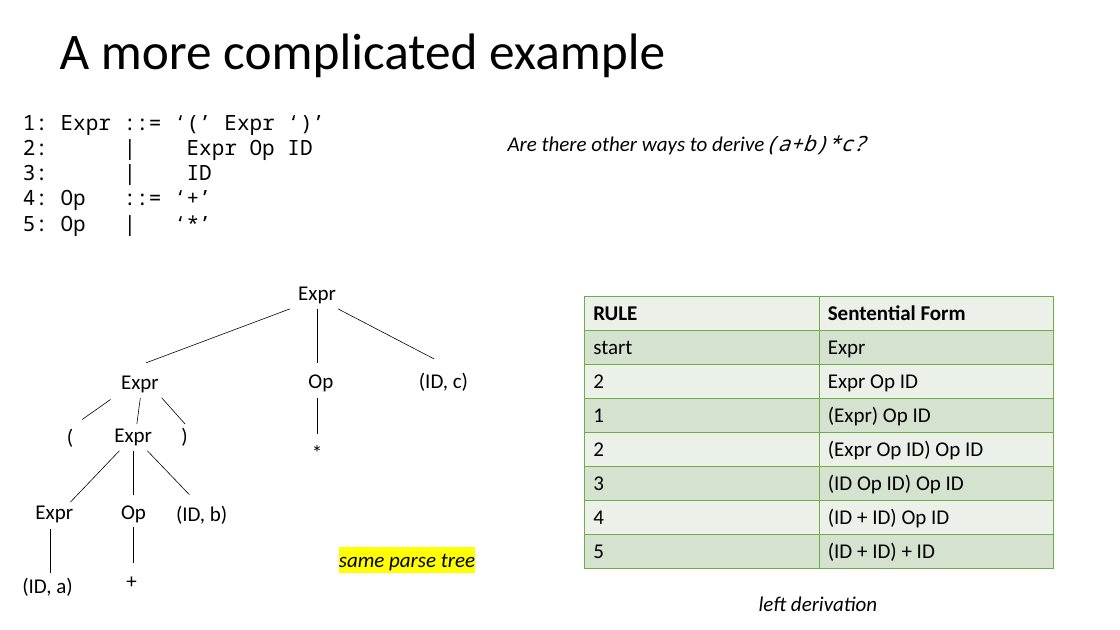
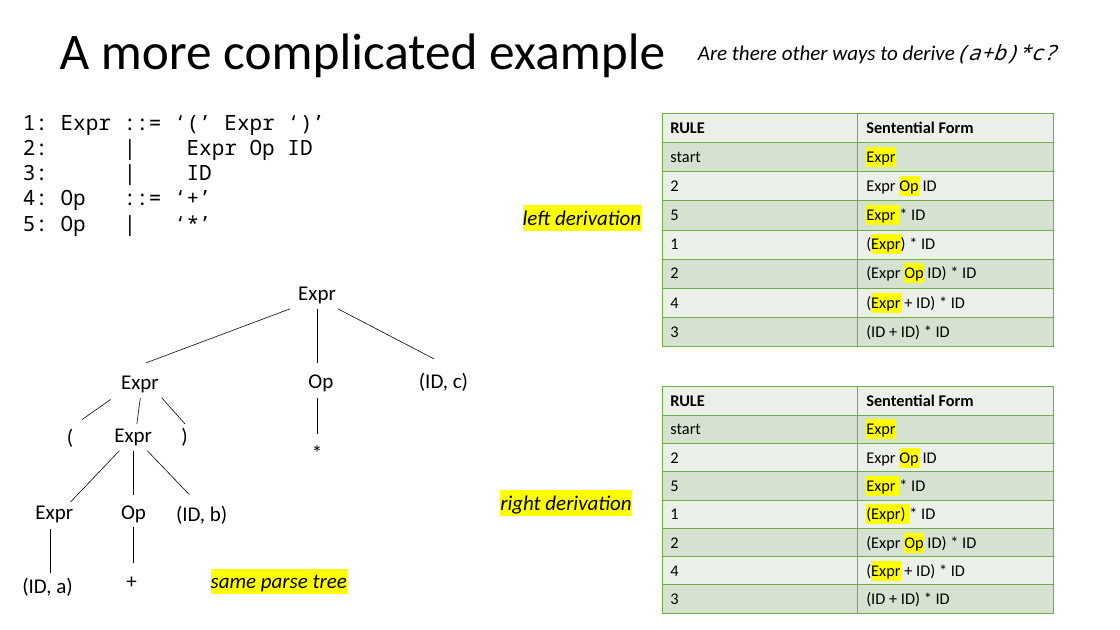
Before and after one commit to siero/CSE110A-W26, a slide deck: slide 51 of PDFS/C110-07A-CFG-Ambig-rev3.pptx (slide 60 before the commit). Drawn at 1120x630 pixels with LibreOffice and Linux fonts; fonts in the diff are those of the drawing. Boxes give left, top, right and bottom in pixels: in the first picture for what was removed or moved away, otherwise in the second. Text is boxed around its words. In the diff, an @@ line names an element or a change of style, - is before the commit and + after.

```diff
--- a/PDFS/C110-07A-CFG-Ambig-rev3.pptx
+++ b/PDFS/C110-07A-CFG-Ambig-rev3.pptx
@@ text "Are there other ways to ...": place and size @@
-text "Are there other ways to ..." at [508, 135, 866, 155]
+text "Are there other ways to ..." at [698, 44, 1056, 64]
@@ table added at [662, 113, 1054, 347], 8 rows, 2 columns @@
+RULE | Sentential Form
+start | Expr
+2 | Expr Op ID
+5 | Expr * ID
+1 | (Expr) * ID
+2 | (Expr Op ID) * ID
+4 | (Expr + ID) * ID
+3 | (ID + ID) * ID
@@ text "left derivation": place and size @@
-text "left derivation" at [759, 596, 877, 611]
+text "left derivation" at [523, 210, 641, 225]
@@ text "left derivation" at [523, 210, 641, 225]: highlight none to #FFFF00 @@
@@ table at [662, 387, 1054, 612] @@
-row 4, column 1: 1
+row 4, column 1: 5
-row 4, column 2: (Expr) Op ID
+row 4, column 2: Expr * ID
-row 5, column 1: 2
+row 5, column 1: 1
-row 5, column 2: (Expr Op ID) Op ID
+row 5, column 2: (Expr) * ID
-row 6, column 1: 3
+row 6, column 1: 2
-row 6, column 2: (ID Op ID) Op ID
+row 6, column 2: (Expr Op ID) * ID
-row 7, column 2: (ID + ID) Op ID
+row 7, column 2: (Expr + ID) * ID
-row 8, column 1: 5
+row 8, column 1: 3
-row 8, column 2: (ID + ID) + ID
+row 8, column 2: (ID + ID) * ID
@@ size 18 to 14 pt in "RULE", "Sentential Form", "start", "Expr" and 3 more places @@
@@ highlight none to #FFFF00 in "Expr", "Op" @@
@@ table: place and size @@
-table at [585, 297, 1054, 569]
+table at [662, 387, 1054, 612]
@@ text added at [500, 495, 631, 514], 18 pt, text #000000, italic @@
+right derivation
@@ text "same parse tree": place and size @@
-text "same parse tree" at [339, 553, 475, 571]
+text "same parse tree" at [211, 574, 347, 595]
```
Also in this commit, not shown: 13 other slides changed, 2 slides added, 7 slides removed, 1 other file.
